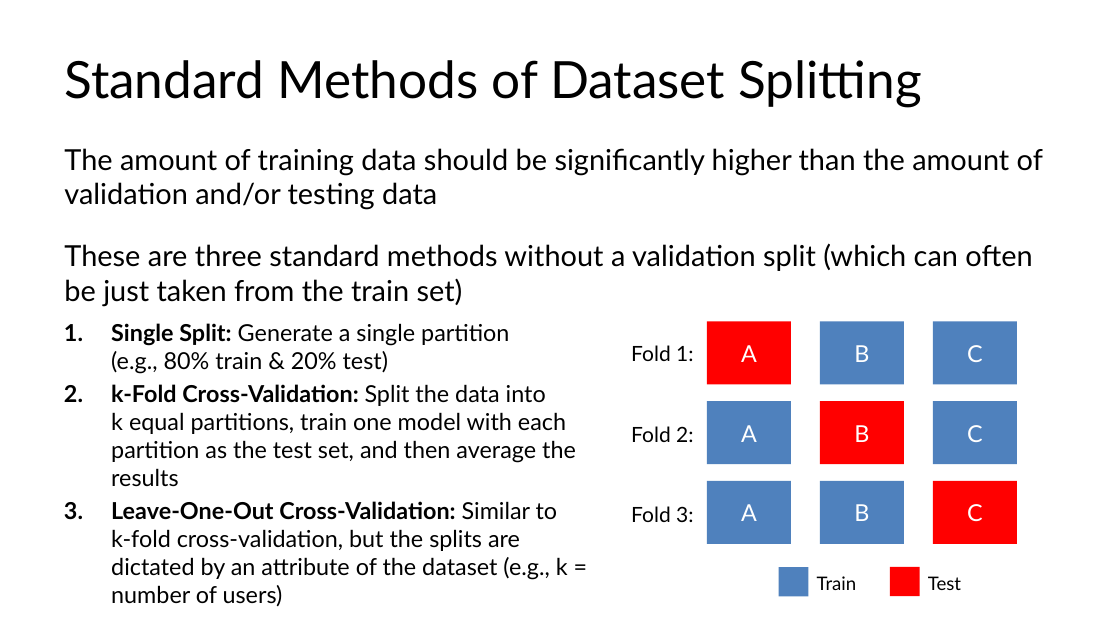
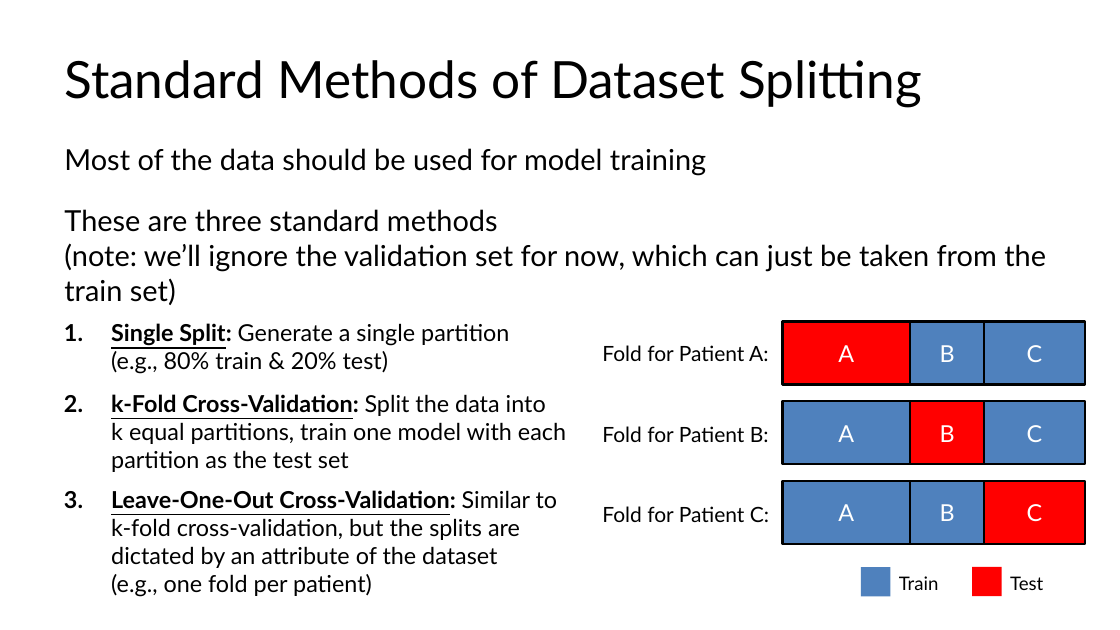
Before and after one commit to C4M-UofT/C4M-UofT.github.io, a slide deck: slide 20 of lectures/module3/3-1_ml_workflow/MachineLearning_tutorial.pptx (slide 17 before the commit). Drawn at 1120x630 pixels with LibreOffice and Linux fonts; fonts in the diff are those of the drawing. Boxes give left, top, right and bottom in pixels: in the first picture for what was removed or moved away, otherwise in the second. Text is boxed around its words. In the diff, an @@ line names an element or a change of style, - is before the commit and + after.

```diff
--- a/lectures/module3/3-1_ml_workflow/MachineLearning_tutorial.pptx
+++ b/lectures/module3/3-1_ml_workflow/MachineLearning_tutorial.pptx
@@ text at (64, 148, 1046, 305): text changed @@
-The amount of training data should be significantly higher than the amount of validation and/or testing data
-These are three standard methods without a validation split (which can often be just taken from the train set)
+Most of the data should be used for model training
+These are three standard methods
+(note: we’ll ignore the validation set for now, which can just be taken from the train set)
@@ text added at (111, 323, 509, 374), 20 pt, text #000000 @@
+1. Single Split: Generate a single partition
+   (e.g., 80% train & 20% test)
@@ rectangle "A": place and size @@
-rectangle "A" at (707, 322, 791, 385)
+rectangle "A" at (783, 322, 911, 385)
@@ rectangle "B": place and size @@
-rectangle "B" at (820, 322, 904, 385)
+rectangle "B" at (910, 322, 984, 385)
@@ rectangle "C": place and size @@
-rectangle "C" at (933, 322, 1017, 385)
+rectangle "C" at (985, 322, 1086, 385)
@@ text added at (602, 345, 768, 361), 18 pt, text #000000 @@
+Fold for Patient A:
@@ text removed at (631, 345, 693, 361) @@
-Fold 1:
@@ text at (111, 394, 566, 472): text changed @@
-1. Single Split: Generate a single partition
-   (e.g., 80% train & 20% test)
-2. k-Fold Cross-Validation: Split the data into
-   k equal partitions, train one model with each partition as the test set, and then average the results
-3. Leave-One-Out Cross-Validation: Similar to
-   k-fold cross-validation, but the splits are dictated by an attribute of the dataset (e.g., k = number of users)
+2. k-Fold Cross-Validation: Split the data into
+   k equal partitions, train one model with each partition as the test set
@@ rectangle "A": place and size @@
-rectangle "A" at (707, 402, 791, 465)
+rectangle "A" at (783, 402, 911, 465)
@@ rectangle "B": place and size @@
-rectangle "B" at (820, 402, 904, 465)
+rectangle "B" at (910, 402, 984, 465)
@@ rectangle "C": place and size @@
-rectangle "C" at (933, 402, 1017, 465)
+rectangle "C" at (985, 402, 1086, 465)
@@ text added at (602, 426, 769, 442), 18 pt, text #000000 @@
+Fold for Patient B:
@@ text removed at (631, 426, 693, 442) @@
-Fold 2:
@@ text added at (111, 490, 558, 597), 20 pt, text #000000 @@
+3. Leave-One-Out Cross-Validation: Similar to
+   k-fold cross-validation, but the splits are dictated by an attribute of the dataset
+   (e.g., one fold per patient)
@@ text added at (602, 506, 769, 522), 18 pt, text #000000 @@
+Fold for Patient C:
@@ text removed at (631, 506, 693, 522) @@
-Fold 3:
@@ outline none to #000000 2.25 pt in 9 elements at (985, 322, 1086, 385), (985, 402, 1086, 465), (985, 481, 1086, 544), (910, 322, 984, 385), (910, 402, 984, 465), (910, 481, 984, 544), (783, 322, 911, 385), (783, 402, 911, 465), (783, 481, 911, 544) @@
@@ rectangle "A": place and size @@
-rectangle "A" at (707, 481, 791, 544)
+rectangle "A" at (783, 481, 911, 544)
@@ rectangle "B": place and size @@
-rectangle "B" at (820, 481, 904, 544)
+rectangle "B" at (910, 481, 984, 544)
@@ rectangle "C": place and size @@
-rectangle "C" at (933, 481, 1017, 544)
+rectangle "C" at (985, 481, 1086, 544)
@@ 2 rectangles, 1 text: place and size @@
-2 rectangles, 1 text at (779, 567, 961, 597)
+2 rectangles, 1 text at (861, 567, 1043, 597)
@@ text "Train": place and size @@
-text "Train" at (817, 576, 857, 590)
+text "Train" at (899, 576, 939, 590)
```
Also in this commit, not shown: 26 other slides changed, 6 slides added, 1 other file.
